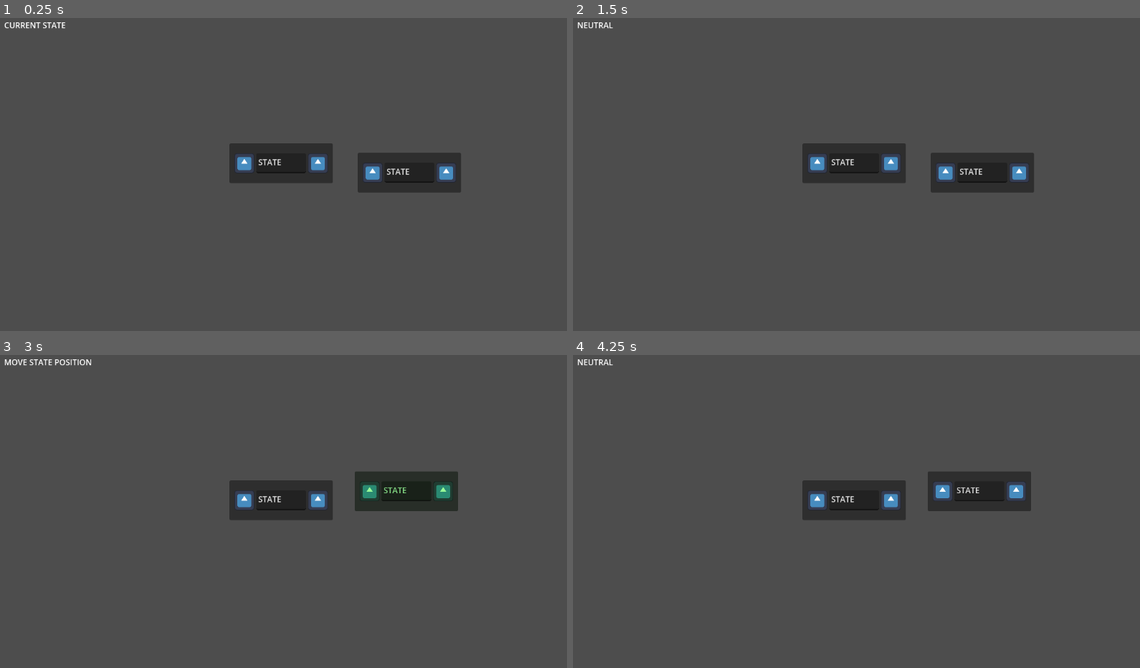
Above: before the commit, frames 1-4 (two rows, left to right).
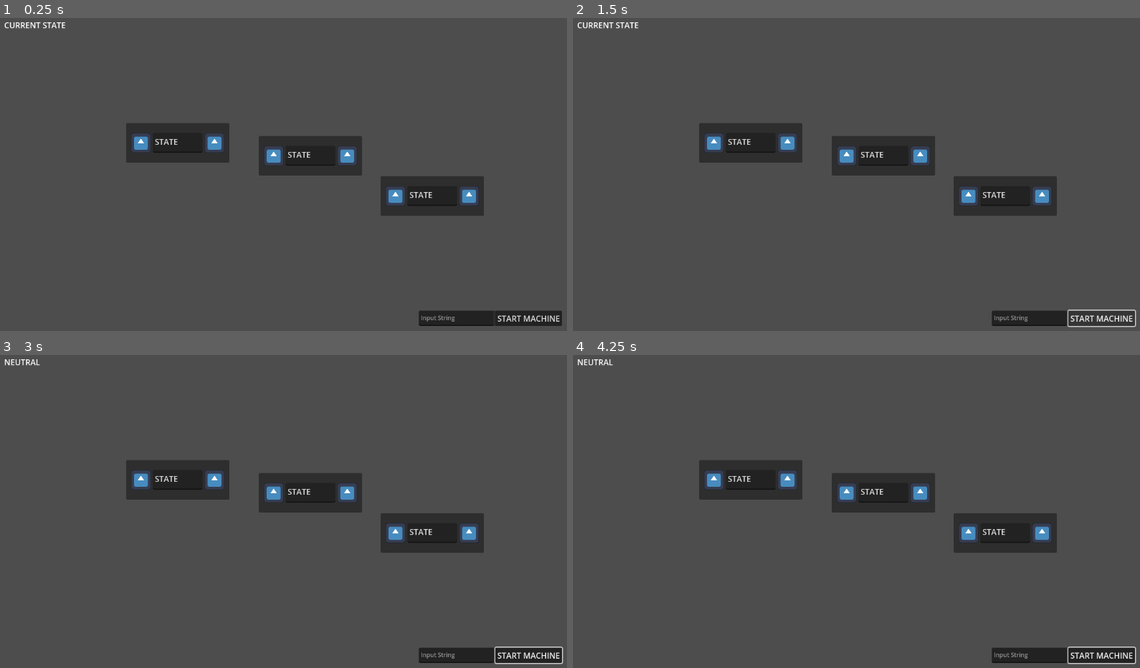
Above: after the commit, the same moments.

Repository: JC-sqrd/state-machine-project
Game: Godot game, scene res://Scenes/Main/main.tscn
The game is run twice, just before and just after one commit, with the same random seed, the same clock (stepped at 60 frames per second) and the same inputs. The engine's default icon, where the game draws it, is replaced by a stand-in: a white triangle on a blue panel in a dark square.
Inputs (mouse positions are in pixels of both pictures, inside the frame that each line leads up to):
- Up to frame 1 (0.25 s): no input
- Up to frame 2 (1.5 s): click (1100, 318) at 0.5 s, where only the run after the commit has a clickable "START MACHINE"; click (1100, 318) at 1.25 s, where only the run after the commit has a clickable "START MACHINE"
- Up to frame 3 (3 s): click (527, 655) at 2 s, where only the run after the commit has a clickable "START MACHINE"; tap Enter at 2.75 s; move the mouse to (408, 489) at 2.77 s; click (408, 489) at 2.92 s
- Up to frame 4 (4.25 s): tap Space at 3.5 s; move the mouse to (737, 524) at 3.52 s; click (737, 524) at 3.67 s

The runs differ from the first frame. In frame 1, 8.4% of the frame differs, in the area x 22-100%, y 33-99%; in frame 2, 8.2%; in frame 3, 9.9%, in the area x 1-100%, y 1-99%; in frame 4, 9.6%.

Commit message:
Added StateTransitionUI.

Diff:
--- a/Scenes/Main/main.tscn
+++ b/Scenes/Main/main.tscn
@@ -16,19 +16,59 @@
 mouse_filter = 1
 script = ExtResource("1_lixft")
 
+[node name="MarginContainer2" type="MarginContainer" parent="."]
+layout_mode = 1
+anchors_preset = 3
+anchor_left = 1.0
+anchor_top = 1.0
+anchor_right = 1.0
+anchor_bottom = 1.0
+offset_left = -288.0
+offset_top = -40.0
+grow_horizontal = 0
+grow_vertical = 0
+theme_override_constants/margin_left = 10
+theme_override_constants/margin_top = 10
+theme_override_constants/margin_right = 10
+theme_override_constants/margin_bottom = 10
+
+[node name="PanelContainer" type="PanelContainer" parent="MarginContainer2"]
+layout_mode = 2
+
+[node name="HBoxContainer" type="HBoxContainer" parent="MarginContainer2/PanelContainer"]
+layout_mode = 2
+
+[node name="TextEdit" type="TextEdit" parent="MarginContainer2/PanelContainer/HBoxContainer"]
+custom_minimum_size = Vector2(150, 0)
+layout_mode = 2
+theme_override_font_sizes/font_size = 12
+placeholder_text = "Input String"
+
+[node name="StartMachineButton" type="Button" parent="MarginContainer2/PanelContainer/HBoxContainer"]
+unique_name_in_owner = true
+layout_mode = 2
+text = "START MACHINE"
+
 [node name="StateUi" parent="." instance=ExtResource("1_1r6ip")]
 layout_mode = 1
-offset_left = 473.0
-offset_top = 270.0
-offset_right = 637.0
-offset_bottom = 350.0
+offset_left = 265.0
+offset_top = 229.0
+offset_right = 473.0
+offset_bottom = 309.0
 
 [node name="StateUi2" parent="." instance=ExtResource("1_1r6ip")]
 layout_mode = 1
-offset_left = 731.0
-offset_top = 289.0
-offset_right = 895.0
-offset_bottom = 369.0
+offset_left = 532.0
+offset_top = 255.0
+offset_right = 740.0
+offset_bottom = 335.0
+
+[node name="StateUi3" parent="." instance=ExtResource("1_1r6ip")]
+layout_mode = 1
+offset_left = 777.0
+offset_top = 336.0
+offset_right = 985.0
+offset_bottom = 416.0
 
 [node name="MarginContainer" type="MarginContainer" parent="."]
 layout_mode = 0
@@ -47,31 +87,37 @@
 
 [node name="FiniteStateMachine" type="Node" parent="." node_paths=PackedStringArray("initial_state", "final_states")]
 script = ExtResource("3_p6jpk")
-initial_state = NodePath("Q0")
-final_states = [NodePath("Q2")]
-input_string = "a"
+initial_state = NodePath("q0")
+final_states = [NodePath("q2")]
+input_string = "aa"
 metadata/_custom_type_script = "uid://dpdpoysxeqbs8"
 
-[node name="Q0" type="Node" parent="FiniteStateMachine"]
+[node name="q0" type="Node" parent="FiniteStateMachine"]
 script = ExtResource("3_qw60k")
 metadata/_custom_type_script = "uid://cefs4lydgwygr"
 
-[node name="StateTransition" type="Node" parent="FiniteStateMachine/Q0" node_paths=PackedStringArray("transition_to")]
+[node name="->q1" type="Node" parent="FiniteStateMachine/q0" node_paths=PackedStringArray("transition_to")]
 script = ExtResource("4_5yls4")
 transition_string = "a"
-transition_to = NodePath("../../Q1")
+transition_to = NodePath("../../q1")
 metadata/_custom_type_script = "uid://dh3v133ffefvl"
 
-[node name="Q1" type="Node" parent="FiniteStateMachine"]
+[node name="->q2" type="Node" parent="FiniteStateMachine/q0" node_paths=PackedStringArray("transition_to")]
+script = ExtResource("4_5yls4")
+transition_string = "a"
+transition_to = NodePath("../../q2")
+metadata/_custom_type_script = "uid://dh3v133ffefvl"
+
+[node name="q1" type="Node" parent="FiniteStateMachine"]
 script = ExtResource("3_qw60k")
 metadata/_custom_type_script = "uid://cefs4lydgwygr"
 
-[node name="StateTransition" type="Node" parent="FiniteStateMachine/Q1" node_paths=PackedStringArray("transition_to")]
+[node name="->q2" type="Node" parent="FiniteStateMachine/q1" node_paths=PackedStringArray("transition_to")]
 script = ExtResource("4_5yls4")
 transition_string = "a"
-transition_to = NodePath("../../Q2")
+transition_to = NodePath("../../q2")
 metadata/_custom_type_script = "uid://dh3v133ffefvl"
 
-[node name="Q2" type="Node" parent="FiniteStateMachine"]
+[node name="q2" type="Node" parent="FiniteStateMachine"]
 script = ExtResource("3_qw60k")
 metadata/_custom_type_script = "uid://cefs4lydgwygr"
--- a/Scenes/UI/state_transition.tscn
+++ /dev/null
@@ -1,19 +0,0 @@
-[gd_scene load_steps=2 format=3 uid="uid://c050rv3r6f8uo"]
-
-[ext_resource type="Script" uid="uid://yd51t465vltp" path="res://Scripts/UI/StateTransitionUI.gd" id="1_6gcmy"]
-
-[node name="StateTransition" type="Control"]
-layout_mode = 3
-anchors_preset = 15
-anchor_right = 1.0
-anchor_bottom = 1.0
-grow_horizontal = 2
-grow_vertical = 2
-mouse_filter = 2
-script = ExtResource("1_6gcmy")
-
-[node name="TextEdit" type="TextEdit" parent="."]
-custom_minimum_size = Vector2(150, 50)
-layout_mode = 0
-offset_right = 8.0
-offset_bottom = 8.0
--- /dev/null
+++ b/Scenes/UI/state_transition_ui.tscn
@@ -0,0 +1,32 @@
+[gd_scene load_steps=3 format=3 uid="uid://c050rv3r6f8uo"]
+
+[ext_resource type="Script" uid="uid://yd51t465vltp" path="res://Scripts/UI/StateTransitionUI.gd" id="1_q3yk7"]
+[ext_resource type="Texture2D" uid="uid://dlt58ul7jyke7" path="res://ArrowSprite.png" id="2_mduoq"]
+
+[node name="StateTransitionUI" type="Control"]
+layout_mode = 3
+anchors_preset = 0
+mouse_filter = 2
+script = ExtResource("1_q3yk7")
+
+[node name="TextEdit" type="TextEdit" parent="."]
+custom_minimum_size = Vector2(150, 50)
+layout_mode = 1
+anchors_preset = 8
+anchor_left = 0.5
+anchor_top = 0.5
+anchor_right = 0.5
+anchor_bottom = 0.5
+offset_left = -75.0
+offset_top = -25.0
+offset_right = 75.0
+offset_bottom = 25.0
+grow_horizontal = 2
+grow_vertical = 2
+
+[node name="Line2D" type="Line2D" parent="."]
+unique_name_in_owner = true
+show_behind_parent = true
+width = 25.0
+texture = ExtResource("2_mduoq")
+texture_mode = 2
--- a/Scenes/UI/state_ui.tscn
+++ b/Scenes/UI/state_ui.tscn
@@ -38,6 +38,7 @@
 layout_mode = 2
 size_flags_horizontal = 3
 size_flags_vertical = 4
+focus_mode = 1
 mouse_filter = 1
 text = "STATE"
 
--- a/Scripts/FiniteStateMachine.gd
+++ b/Scripts/FiniteStateMachine.gd
@@ -10,6 +10,9 @@
 var input_index : int = 0
 
 var states : Array[State]
+
+func _init() -> void:
+	name = "FiniteStateMachine"
 
 func _ready() -> void:
 	for child in get_children():
--- a/Scripts/State.gd
+++ b/Scripts/State.gd
@@ -2,6 +2,9 @@
 extends Node
 
 var transitions : Array[StateTransition]
+
+func _init() -> void:
+	name = "State"
 
 func _ready() -> void:
 	for child in get_children():
--- a/Scripts/UI/MainUI.gd
+++ b/Scripts/UI/MainUI.gd
@@ -3,16 +3,22 @@
 
 enum UI_State {NEUTRAL, MOVE_STATE, SELECT_STATE_TO_TRANSITION}
 
+@export var finite_state_machine : FiniteStateMachine
+
 var state_uis : Array[StateUI]
+@onready var start_machine_button: Button = %StartMachineButton
 @onready var state_label: Label = %StateLabel
 var current_ui_state : UI_State = UI_State.NEUTRAL : set = _set_current_ui_state
 var selected_transition_socket : OutTransitionSocketUI
+var draw_transition_line_preview : bool = false
 
 var left_mouse_button_held : bool = false
 
-const STATE_TRANSITION = preload("res://Scenes/UI/state_transition.tscn")
+const STATE_TRANSITION_UI = preload("res://Scenes/UI/state_transition_ui.tscn")
 
 func _ready() -> void:
+	#finite_state_machine = FiniteStateMachine.new()
+	#add_child(finite_state_machine, true)
 	for child in get_children():
 		if child is StateUI:
 			child.mouse_hovered.connect(_on_state_ui_hovered)
@@ -21,6 +27,7 @@
 			child.out_transition_socket.mouse_unhovered.connect(_on_transition_socket_unhovered)
 			child.out_transition_socket.pressed.connect(_on_transition_socket_pressed)
 			state_uis.append(child)
+			#finite_state_machine.states.append(child)
 			pass
 	pass
 
@@ -28,6 +35,8 @@
 	#print("INPUT EVENT: " + str(event))
 
 func _process(delta: float) -> void:
+	if draw_transition_line_preview:
+		queue_redraw()
 	if left_mouse_button_held:
 		var hovered : Control = get_viewport().gui_get_hovered_control()
 		if hovered != null and hovered is StateUI:
@@ -45,6 +54,7 @@
 			if hovered != null and hovered is OutTransitionSocketUI and current_ui_state != UI_State.SELECT_STATE_TO_TRANSITION:
 				current_ui_state = UI_State.SELECT_STATE_TO_TRANSITION
 				selected_transition_socket = hovered
+				draw_transition_line_preview = true
 				print("Hovered control: " + hovered.name)
 				return
 			elif hovered != null and hovered is InTransitionSocketUI and current_ui_state == UI_State.SELECT_STATE_TO_TRANSITION:
@@ -53,7 +63,7 @@
 				if selected_transition_socket != null:
 					#Set transition to state
 					var state_transition : StateTransition = selected_transition_socket.create_transition_to_state(hovered.state_ui.state)
-					var state_transition_ui : StateTransitionUI = STATE_TRANSITION.instantiate() as StateTransitionUI
+					var state_transition_ui : StateTransitionUI = STATE_TRANSITION_UI.instantiate() as StateTransitionUI
 					state_transition_ui.state_transition = state_transition
 					state_transition_ui.from = selected_transition_socket.state_ui
 					state_transition_ui.to = hovered.state_ui
@@ -62,6 +72,7 @@
 
 					selected_transition_socket.state_ui.state.add_transition(state_transition)
 					selected_transition_socket.state_ui.state.add_child(state_transition)
+					draw_transition_line_preview = false
 					print("SUCESSFULLY SET TRANSITION")
 					pass
 				print("Hovered control: " + hovered.name)
@@ -70,8 +81,12 @@
 				print("Hovered control: " + hovered.name)
 				pass
 			current_ui_state = UI_State.NEUTRAL
+			draw_transition_line_preview = false
+			queue_redraw()
 			print("LEFT MOUSE BUTTON PRESSED")
 			pass
+		elif event.pressed and event.button_index == MOUSE_BUTTON_RIGHT:
+				print("RIGHT MOUSE BUTTON PRESSED")
 		elif event.button_index == MOUSE_BUTTON_LEFT:
 			left_mouse_button_held = false
 		pass
@@ -110,3 +125,9 @@
 	elif current_ui_state == UI_State.SELECT_STATE_TO_TRANSITION:
 		label.text = "SELECT STATE TO TRANSITION"
 	pass
+
+
+func _draw():
+	if draw_transition_line_preview:
+		draw_line(selected_transition_socket.global_position + selected_transition_socket.size / 2, get_global_mouse_position(), Color.GREEN, 4, true)
+	pass
--- a/Scripts/UI/StateTransitionUI.gd
+++ b/Scripts/UI/StateTransitionUI.gd
@@ -5,6 +5,7 @@
 var to : StateUI
 
 var state_transition : StateTransition
+@onready var line_2d: Line2D = %Line2D
 
 func _ready() -> void:
 	if from != null:
@@ -12,13 +13,28 @@
 		pass
 	if to != null:
 		to.update_position.connect(_on_state_ui_update_position)
+	calculate_position()
 
 func _on_state_ui_update_position():
-	queue_redraw()
+	calculate_position()
+	#queue_redraw()
 	pass
 
+func calculate_position():
+	line_2d.clear_points()
+	#var direction : Vector2 = (to.global_position + to.in_transition_socket.size / 2) - (from.global_position + from.out_transition_socket.size)
+	var difference : Vector2 = to.in_transition_socket.global_position - from.out_transition_socket.global_position
+	global_position = from.out_transition_socket.global_position + difference / 2
+	var from_point : Vector2 = global_position -  (from.out_transition_socket.global_position - from.out_transition_socket.size / 2)
+	var to_point : Vector2 = global_position - (to.in_transition_socket.global_position - to.in_transition_socket.size / 2)
+	line_2d.add_point(to_point)
+	line_2d.add_point(from_point)
+	pass
 
 func _draw() -> void:
-	draw_line(from.out_transition_socket.global_position + from.out_transition_socket.size / 2, to.in_transition_socket.global_position + to.in_transition_socket.size / 2, Color.GREEN, 5)
-	draw_circle(to.in_transition_socket.global_position + to.in_transition_socket.size / 2, 5, Color.RED, true, 4, true)
+	return
+	var from_point : Vector2 = global_position - (from.out_transition_socket.global_position - from.out_transition_socket.size / 2)
+	var to_point : Vector2 = global_position - (to.in_transition_socket.global_position - to.in_transition_socket.size / 2)
+	draw_line(from_point, to_point, Color.GREEN, 5)
+	draw_circle(from_point, 5, Color.RED, true, 4, true)
 	pass
Binary file added: ArrowSprite.png
Not shown, added: ArrowSprite.png.import
